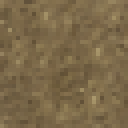
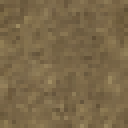
Layer changes from the first 128px x 128px image to the second:
added layer "dirt-6-9" (1st of 2) above "dirt-6-9" over (0, 0, 128, 128)
removed layer "Layer 1" over (0, 0, 128, 128)
added layer "Layer 0 copy" above "Layer 0" over (0, 0, 128, 128)
added layer "Layer 0" over (0, 0, 128, 128)
